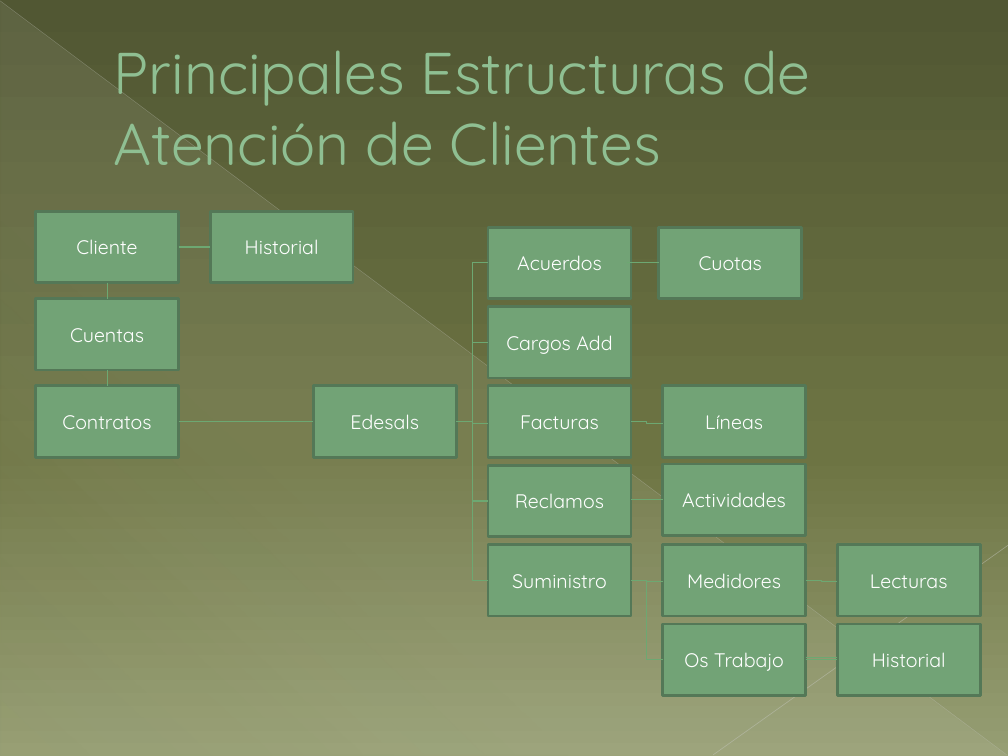
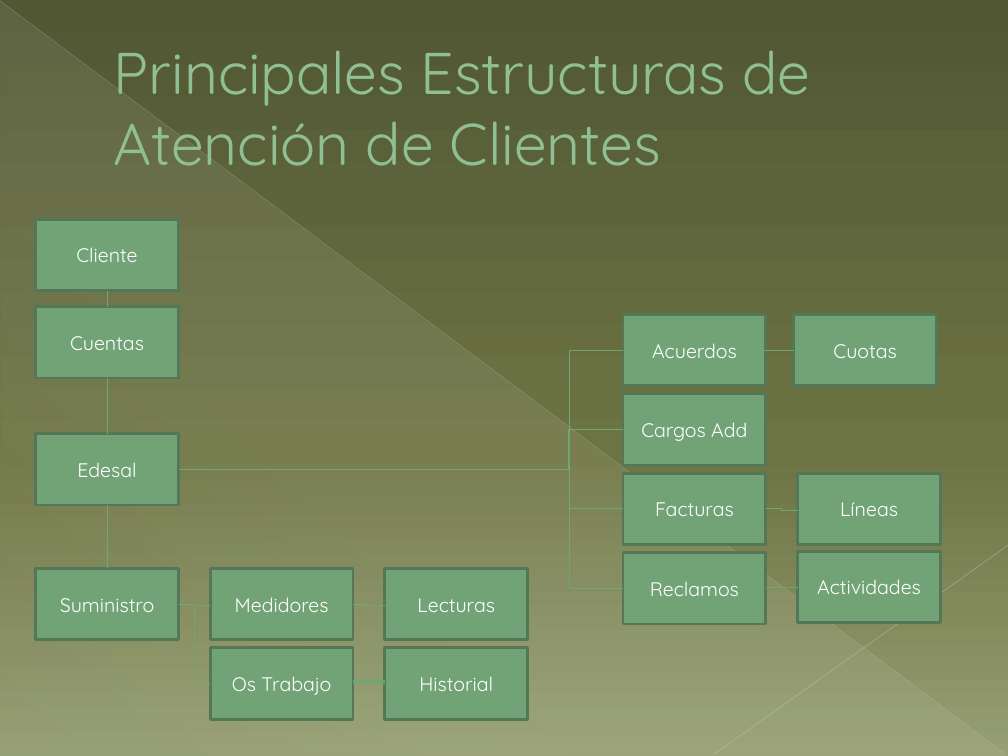
Before and after one commit to gfalav/zeus.io-1.6.1, a slide deck: slide 2 of Proyecto Zeus - Rails.pptx. Drawn at 1008x756 pixels with LibreOffice and Linux fonts; fonts in the diff are those of the drawing. Boxes give left, top, right and bottom in pixels: in the first picture for what was removed or moved away, otherwise in the second. Text is boxed around its words. In the diff, an @@ line names an element or a change of style, - is before the commit and + after.

Commit message:
contratos merge edesal

```diff
--- a/Proyecto Zeus - Rails.pptx
+++ b/Proyecto Zeus - Rails.pptx
@@ rectangle "Cliente": place and size @@
-rectangle "Cliente" at box(35, 212, 178, 283)
+rectangle "Cliente" at box(35, 220, 178, 291)
@@ rectangle removed at box(211, 212, 354, 283) @@
-Historial
@@ line removed from (178, 247) to (211, 247) @@
@@ elbow line removed from (457, 421) to (488, 263) @@
@@ line moved from (107, 283) - (107, 298) to (107, 290) - (107, 306) @@
@@ rectangle "Cuentas": place and size @@
-rectangle "Cuentas" at box(35, 298, 178, 370)
+rectangle "Cuentas" at box(35, 306, 178, 378)
@@ elbow line moved from (457, 421) - (488, 343) to (623, 350) - (178, 470) @@
@@ 6 rectangles, 2 lines: place and size @@
-6 rectangles, 2 lines at box(488, 227, 805, 537)
+6 rectangles, 2 lines at box(623, 314, 940, 624)
@@ line moved from (107, 370) - (107, 386) to (107, 378) - (107, 433) @@
@@ rectangle removed at box(313, 386, 457, 458) @@
-Edesals
@@ rectangle "Cargos Add": place and size @@
-rectangle "Cargos Add" at box(488, 306, 631, 378)
+rectangle "Cargos Add" at box(623, 394, 766, 466)
@@ rectangle "Edesal": place and size @@
-rectangle "Edesal" at box(35, 386, 178, 458)
+rectangle "Edesal" at box(35, 433, 178, 505)
@@ line removed from (178, 421) to (313, 421) @@
@@ elbow line added from (623, 429) to (178, 470), #6DA872 0.75 pt @@
@@ elbow line removed from (457, 421) to (488, 423) @@
@@ elbow line removed from (457, 421) to (488, 581) @@
@@ text in rectangle at box(77, 462, 136, 477): text changed @@
-Contratos
+Edesal
@@ elbow line moved from (457, 421) - (488, 501) to (178, 470) - (623, 589) @@
@@ elbow line added from (623, 509) to (178, 470), #6DA872 0.75 pt @@
@@ line added from (107, 505) to (107, 569), #6DA872 0.75 pt @@
@@ elbow line moved from (631, 421) - (662, 423) to (766, 509) - (797, 510) @@
@@ 3 rectangles, 2 elbow lines: place and size @@
-3 rectangles, 2 elbow lines at box(488, 544, 981, 696)
+3 rectangles, 2 elbow lines at box(35, 569, 528, 720)
@@ 2 rectangles, 2 lines, 1 elbow line: place and size @@
-2 rectangles, 2 lines, 1 elbow line at box(662, 544, 838, 696)
+2 rectangles, 2 lines, 1 elbow line at box(211, 569, 385, 720)
```
Also in this commit, not shown: 12 other files.
